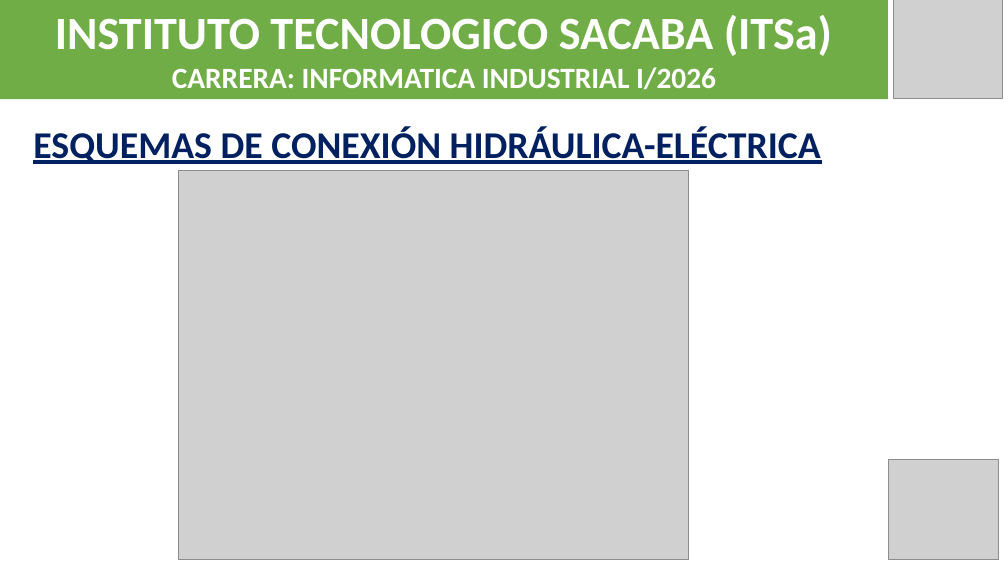
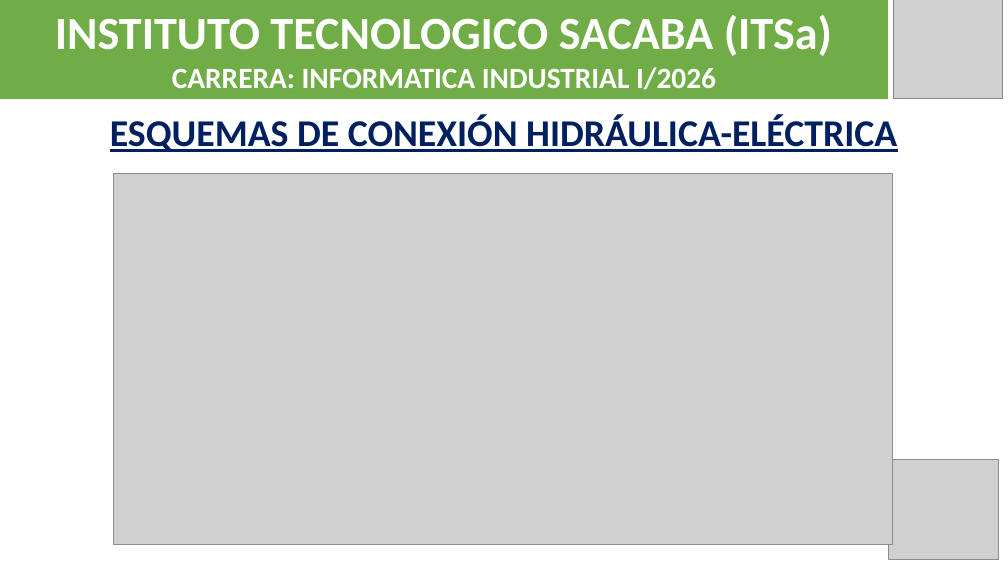
Before and after one commit to Jose12300552/quinta-verde-flow, a slide deck: slide 16 of PRESENTACION_SARQUE.pptx. Drawn at 1008x567 pixels with LibreOffice and Linux fonts; fonts in the diff are those of the drawing; grey boxes stand for pictures. Boxes give left, top, right and bottom in pixels: in the first picture for what was removed or moved away, otherwise in the second. Text is boxed around its words. In the diff, an @@ line names an element or a change of style, - is before the commit and + after.

```diff
--- a/PRESENTACION_SARQUE.pptx
+++ b/PRESENTACION_SARQUE.pptx
@@ text "ESQUEMAS DE CONEXIÓN HIDRÁULICA-ELÉCTRICA": place and size @@
-text "ESQUEMAS DE CONEXIÓN HIDRÁULICA-ELÉCTRICA" at box(33, 126, 821, 164)
+text "ESQUEMAS DE CONEXIÓN HIDRÁULICA-ELÉCTRICA" at box(110, 115, 897, 152)
@@ text "ESQUEMAS DE CONEXIÓN HIDRÁULICA-ELÉCTRICA" at box(110, 115, 897, 152): alignment left to centre @@
@@ picture at box(113, 174, 892, 544): rotation 90 to 0 degrees @@
```
Also in this commit, not shown: 21 other slides changed, 2 other files.
